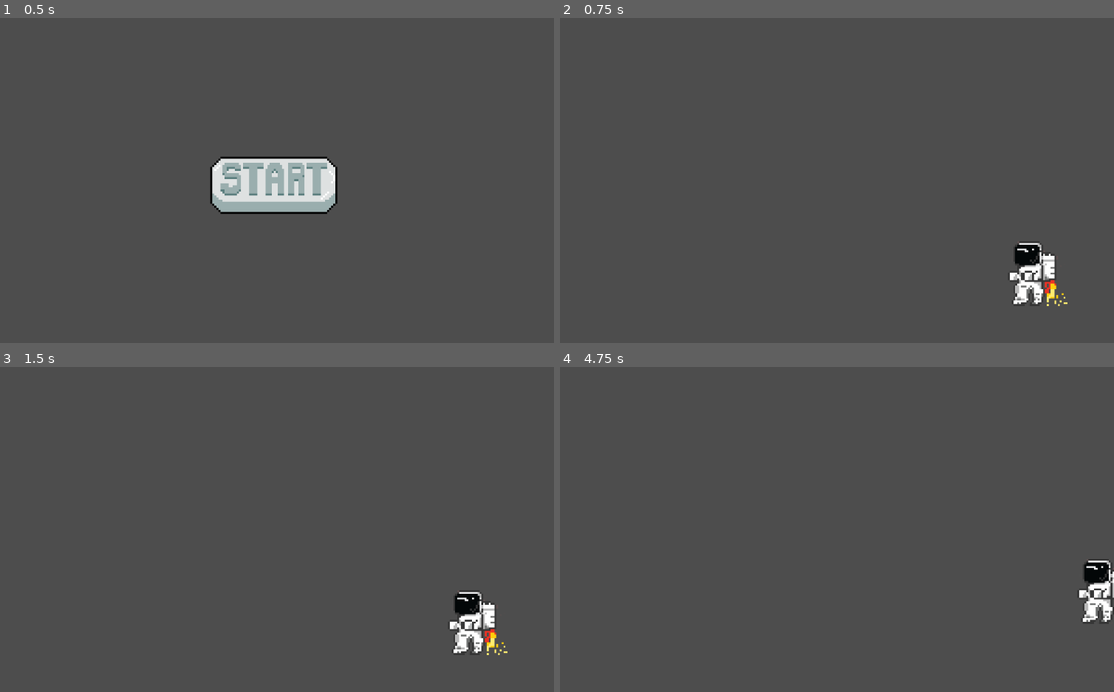
Above: before the commit, frames 1-4 (two rows, left to right).
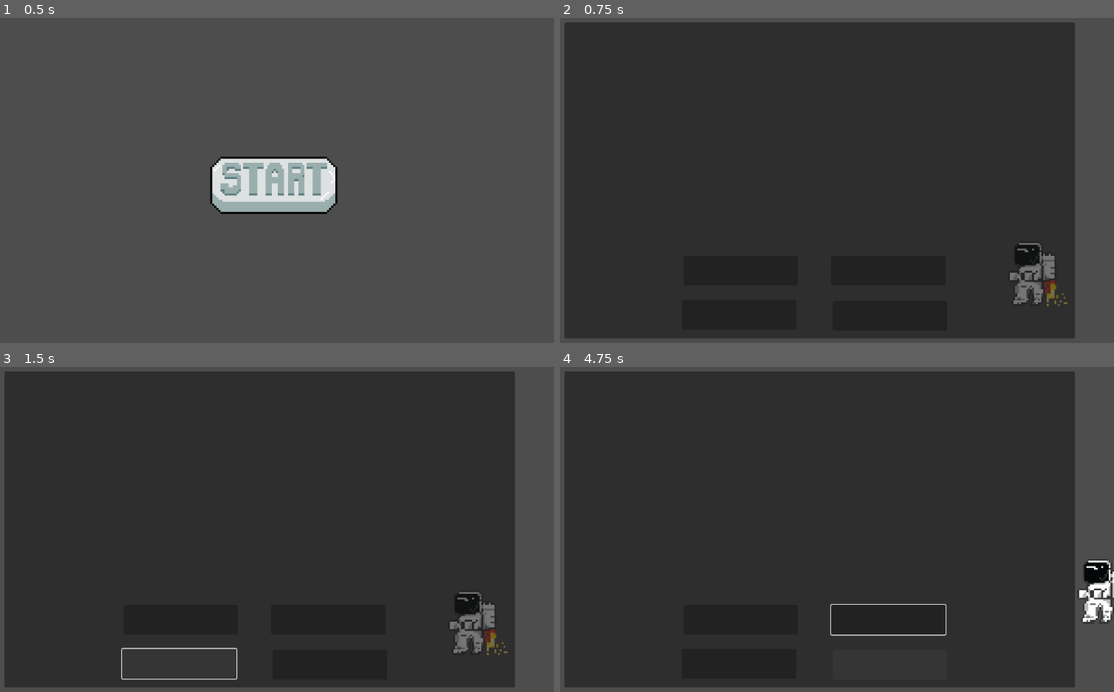
Above: after the commit, the same moments.

Repository: KTools2202/StarJump
Game: Godot game, scene res://scenes/start_button.tscn
The game is run twice, just before and just after one commit, with the same random seed, the same clock (stepped at 60 frames per second) and the same inputs.
Inputs (mouse positions are in pixels of both pictures, inside the frame that each line leads up to):
- Up to frame 1 (0.5 s): no input
- Up to frame 2 (0.75 s): click (831, 183) at 0.5 s
- Up to frame 3 (1.5 s): click (177, 662) at 1.27 s
- Up to frame 4 (4.75 s): click (886, 620) at 2.02 s; click (742, 620) at 2.77 s; click (892, 666) at 3.52 s; tap Enter at 4.25 s; hold Right (ui_right) from 4.28 s (still down); tap Up (ui_up) at 4.52 s

Frame 1 is identical in both runs. In frame 2, 89% of the frame differs, in the area x 0-93%, y 1-99%; in frame 3, 87%; in frame 4, 87%.

Commit message:
fix: answergui logic
might have to figure out better logic later

Diff:
--- a/scenes/stages/stage1.tscn
+++ b/scenes/stages/stage1.tscn
@@ -117,43 +117,60 @@
 shape = SubResource("RectangleShape2D_wmj16")
 
 [node name="Panel" type="Panel" parent="answer"]
-visible = false
 offset_left = 42.0
 offset_top = -221.0
 offset_right = 1039.0
 offset_bottom = 396.0
 
 [node name="Label" type="Label" parent="answer/Panel"]
-visible = false
 layout_mode = 0
-offset_left = 231.0
-offset_top = 33.0
-offset_right = 800.0
-offset_bottom = 131.0
-text = "CLUE GET!"
+offset_left = 220.0
+offset_top = 27.0
+offset_right = 789.0
+offset_bottom = 125.0
 horizontal_alignment = 1
 vertical_alignment = 1
 
 [node name="Body" type="Label" parent="answer/Panel"]
-visible = false
 layout_mode = 0
 offset_left = 14.0
 offset_top = 132.0
 offset_right = 981.0
 offset_bottom = 417.0
-text = "This star allows us to see during the day!"
 horizontal_alignment = 1
 vertical_alignment = 1
 
 [node name="Ans1" type="Button" parent="answer/Panel"]
-visible = false
 layout_mode = 0
-offset_left = 391.0
-offset_top = 508.0
-offset_right = 614.0
-offset_bottom = 566.0
+offset_left = 524.0
+offset_top = 544.0
+offset_right = 747.0
+offset_bottom = 602.0
 tooltip_text = "Click to close this menu."
-text = "OK"
+
+[node name="Ans2" type="Button" parent="answer/Panel"]
+layout_mode = 0
+offset_left = 230.0
+offset_top = 542.0
+offset_right = 453.0
+offset_bottom = 600.0
+tooltip_text = "Click to close this menu."
+
+[node name="Ans3" type="Button" parent="answer/Panel"]
+layout_mode = 0
+offset_left = 521.0
+offset_top = 456.0
+offset_right = 744.0
+offset_bottom = 514.0
+tooltip_text = "Click to close this menu."
+
+[node name="Ans4" type="Button" parent="answer/Panel"]
+layout_mode = 0
+offset_left = 233.0
+offset_top = 456.0
+offset_right = 456.0
+offset_bottom = 514.0
+tooltip_text = "Click to close this menu."
 
 [connection signal="body_entered" from="Clue1" to="Clue1" method="_on_body_entered"]
 [connection signal="body_exited" from="Clue1" to="Clue1" method="_on_body_exited"]
--- a/scripts/Stage1/AnswerGUI.gd
+++ b/scripts/Stage1/AnswerGUI.gd
@@ -1,18 +1,29 @@
-extends Control
+extends Area2D
 
-var callback = null
+#@export var pop_up_text: String = "It's the closest star to the Sun!"
+
+@onready var panel = $Panel
+@onready var heading = $Panel/Label
+@onready var body = $Panel/Body
+@onready var Ans1 = $Panel/Ans1
+@onready var Ans2 = $Panel/Ans2
+@onready var Ans3 = $Panel/Ans3
+@onready var Ans4 = $Panel/Ans4
 
 func _ready():
-	$Panel/OK.connect("pressed", Callable(self, "_on_ok_button_pressed"))
-	hide()  # Start hidden
+	heading.text = "QUIZ!"
 
-func show_message(title, body, callback_func = null):
-	$Panel/Title.text = title
-	$Panel/Body.text = body
-	callback = callback_func
-	show()
+	heading.visible_characters = 0
+	body.visible_characters = 0
 
-func _on_ans1_button_pressed():
-	hide()
-	if callback and callback is Callable:
-		callback.call()
+# Showing text when the player enters the area
+func _on_body_entered(body):
+	if body.is_in_group("player"):  # The player-character is in a group called "player"
+		heading.visible_characters = -1
+		body.visible_characters = -1
+
+# Hiding text when the player exits the area
+func _on_body_exited(body):
+	if body.is_in_group("player"):
+		heading.visible_characters = 0
+		body.visible_characters = 0
